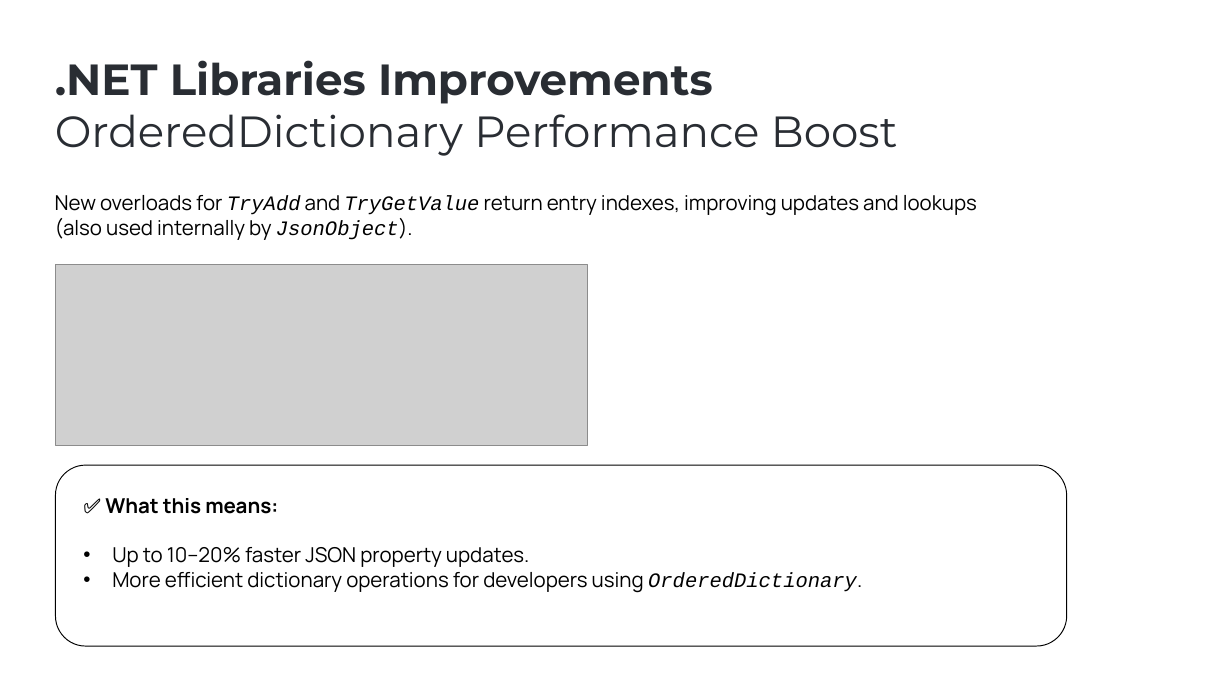
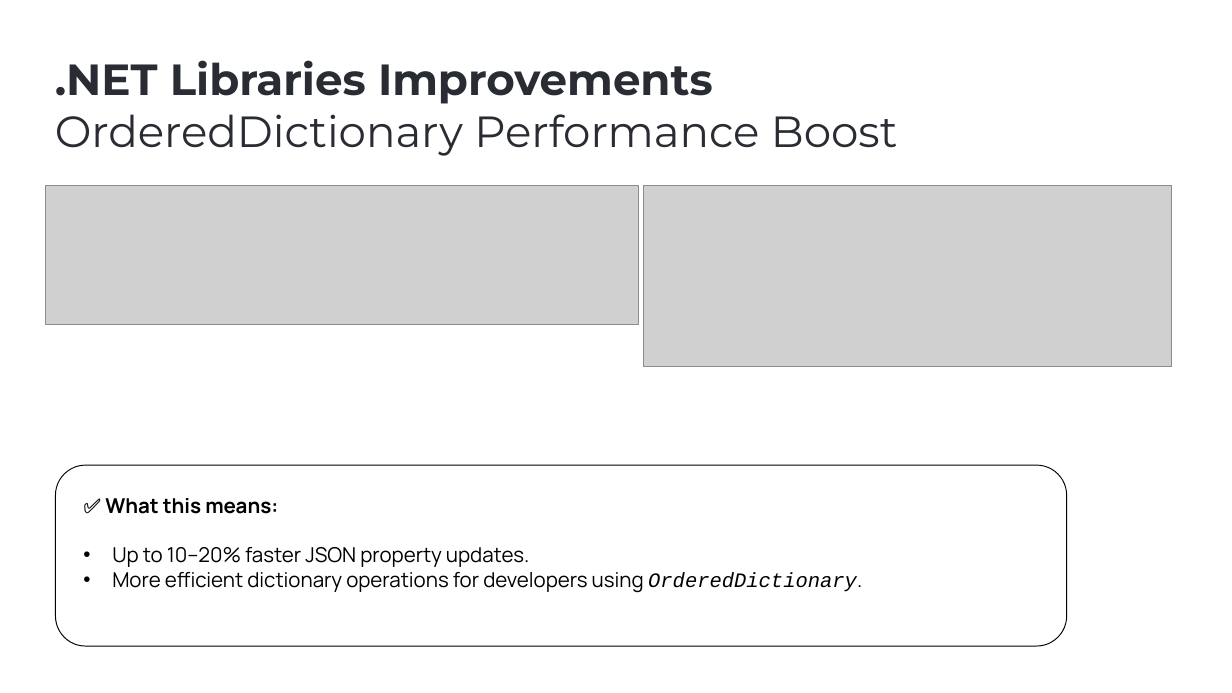
Before and after one commit to ebicoglu/presentations, a slide deck: slide 12 of abp-community-talks-2025.09.pptx (slide 13 before the commit). Drawn at 1232x693 pixels with LibreOffice and Linux fonts; fonts in the diff are those of the drawing; grey boxes stand for pictures; background and template pictures are left out. Boxes give left, top, right and bottom in pixels: in the first picture for what was removed or moved away, otherwise in the second. Text is boxed around its words. In the diff, an @@ line names an element or a change of style, - is before the commit and + after.

```diff
--- a/abp-community-talks-2025.09.pptx
+++ b/abp-community-talks-2025.09.pptx
@@ picture added at [45,186,639,324] @@
@@ text removed at [55,195,977,240] @@
-New overloads for TryAdd and TryGetValue return entry indexes, improving updates and lookups
-(also used internally by JsonObject).
@@ picture added at [643,186,1171,367] @@
@@ picture removed at [55,264,587,445] @@
```
Also in this commit, not shown: 10 other slides changed, 1 slide removed.
